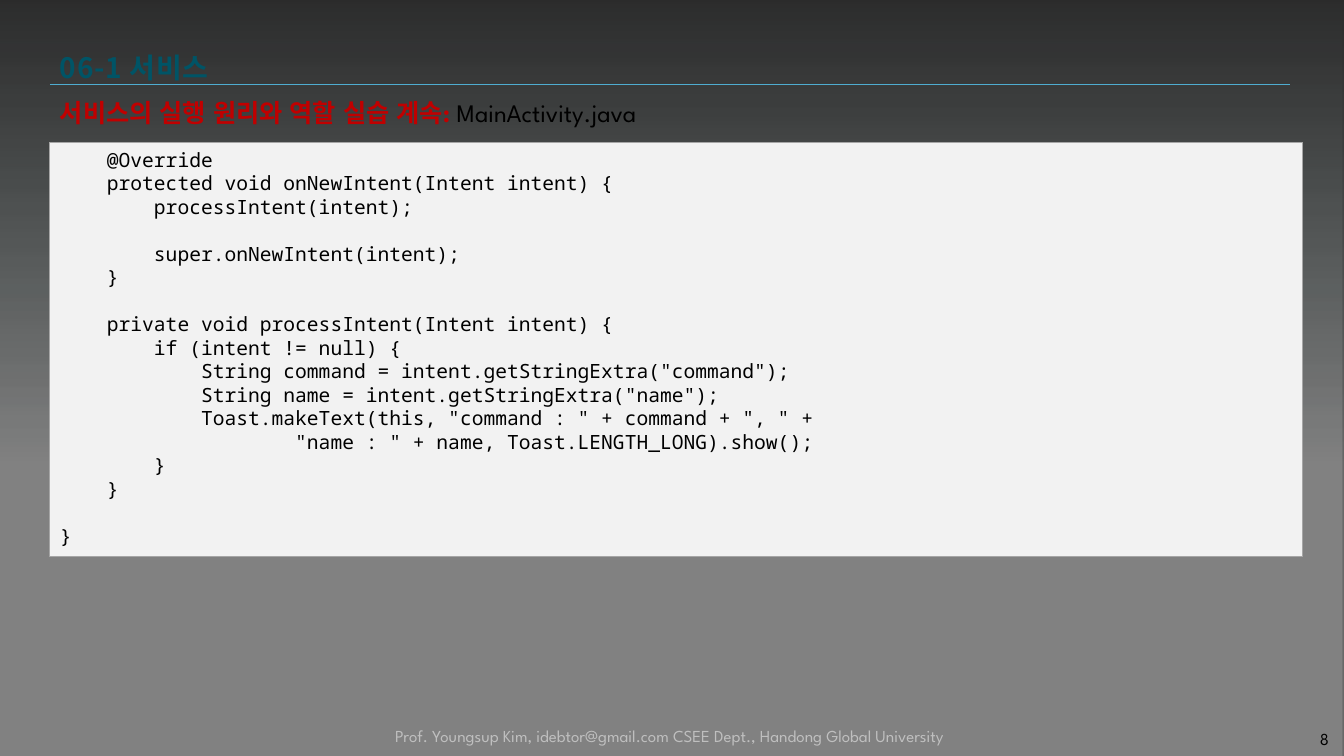
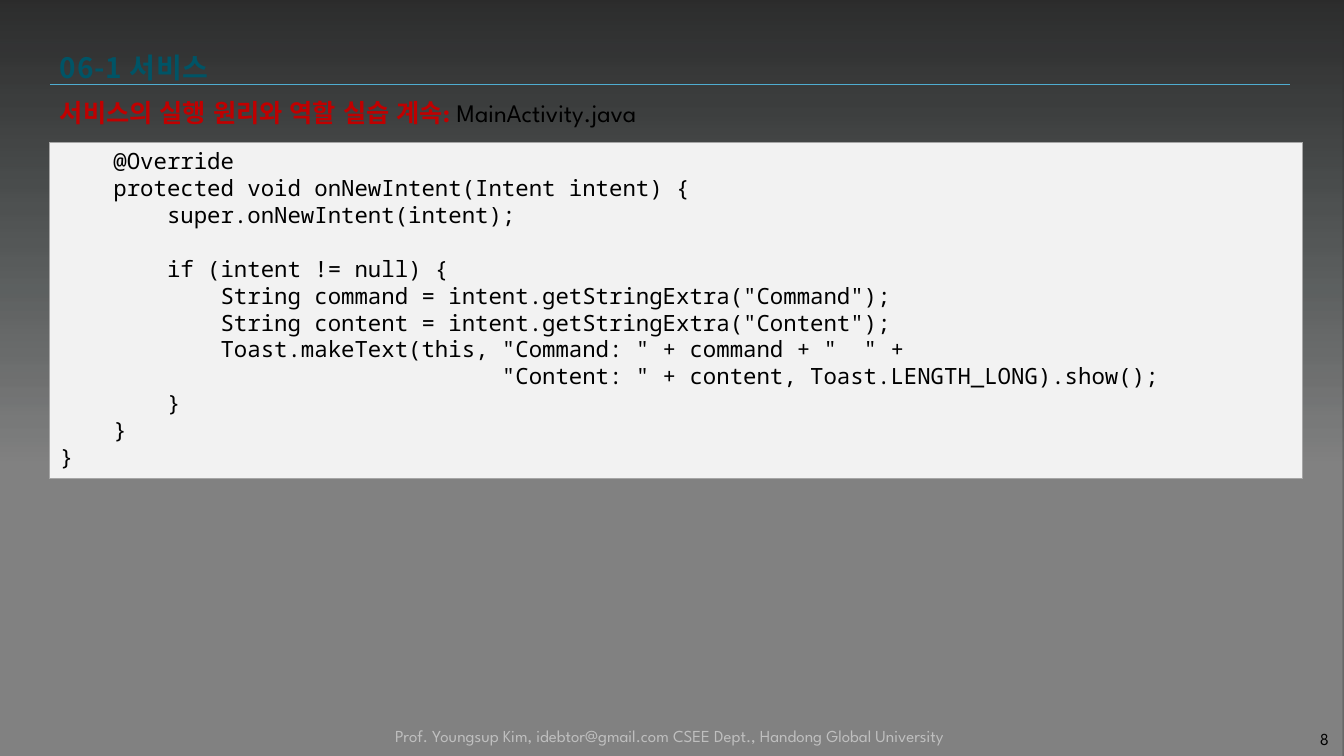
Before and after one commit to tae7841/HuStarAS, a slide deck: slide 8 of ppts/06Service.pptx. Drawn at 1344x756 pixels with LibreOffice and Linux fonts; fonts in the diff are those of the drawing; background and template pictures are left out; a plain dark background stands for a picture behind light text. Boxes give left, top, right and bottom in pixels: in the first picture for what was removed or moved away, otherwise in the second. Text is boxed around its words. In the diff, an @@ line names an element or a change of style, - is before the commit and + after.

```diff
--- a/ppts/06Service.pptx
+++ b/ppts/06Service.pptx
@@ rectangle "@Override": place and size @@
-rectangle "@Override" at (50,142,1304,557)
+rectangle "@Override" at (50,142,1304,478)
@@ text in rectangle at (113,152,663,281): size 14 to 16 pt in "@Override", "protected void onNewIntent(Intent intent) {", "super.onNewIntent(intent);", "if (intent != null) {" and 3 more places @@
@@ text in rectangle at (154,199,413,219): paragraph removed @@
-processIntent(intent);
@@ text in rectangle at (221,287,1158,388): text changed; size 14 to 16 pt @@
-String command = intent.getStringExtra("command");
-String name = intent.getStringExtra("name");
-Toast.makeText(this, "command : " + command + ", " +
-"name : " + name, Toast.LENGTH_LONG).show();
+String command = intent.getStringExtra("Command");
+String content = intent.getStringExtra("Content");
+Toast.makeText(this, "Command: " + command + " " +
+"Content: " + content, Toast.LENGTH_LONG).show();
@@ text in rectangle at (107,316,589,336): paragraphs removed @@
-}
-private void processIntent(Intent intent) {
```
Also in this commit, not shown: 17 other slides changed, 2 slides removed, 1 other file.
